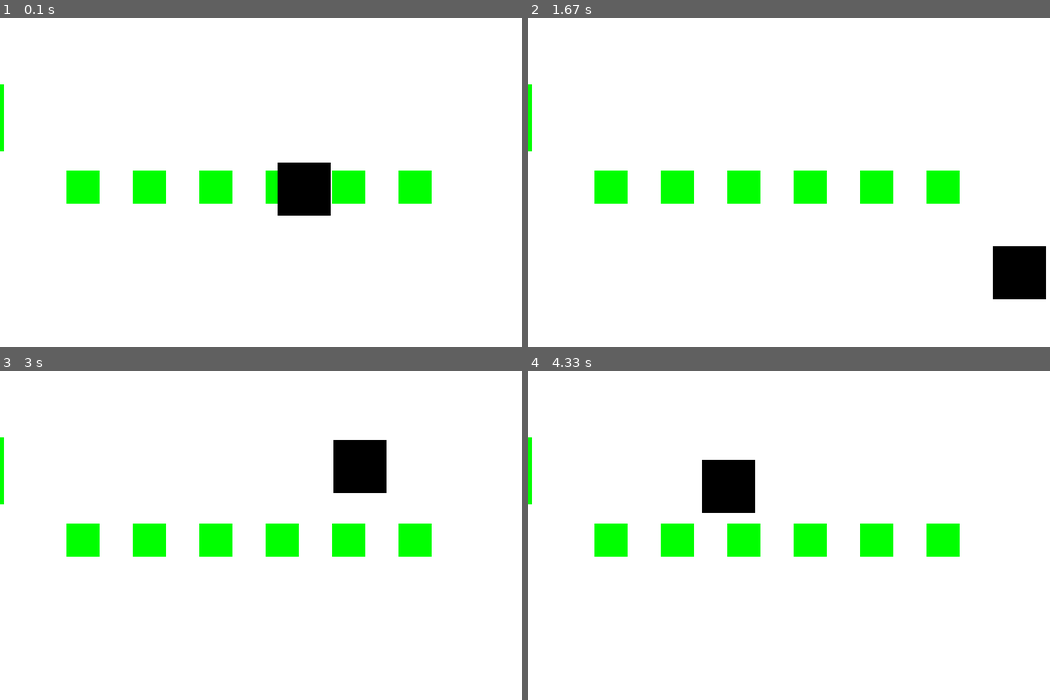
Above: before the commit, frames 1-4 (two rows, left to right).
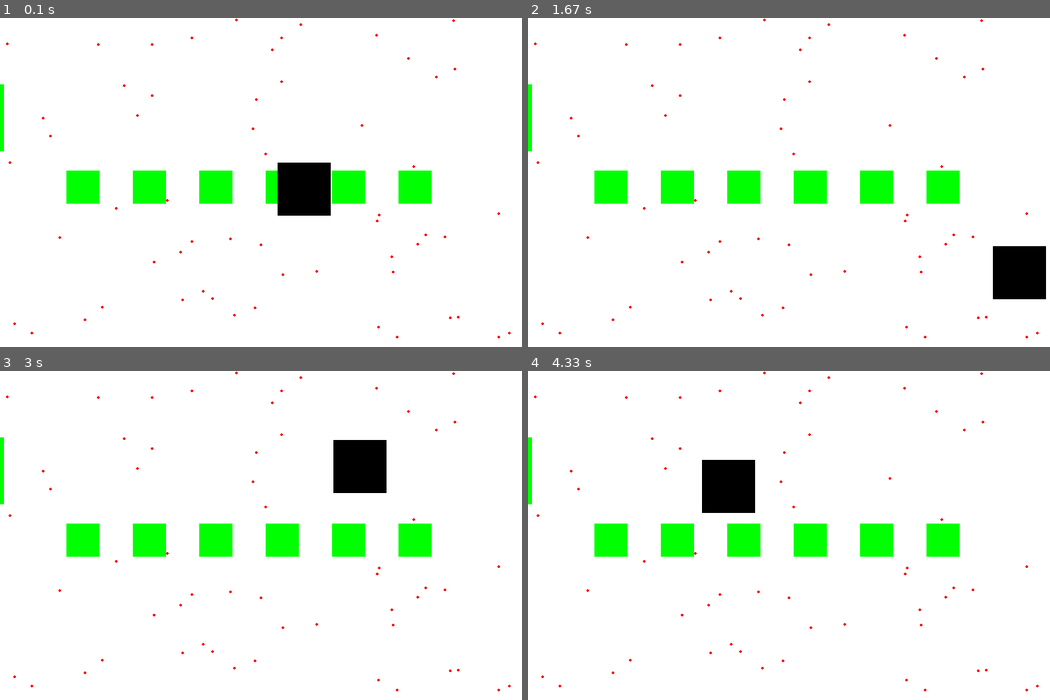
Above: after the commit, the same moments.

Repository: nattdev/overview-pygame
Game: pygame game, started from main.py
The game is run twice, just before and just after one commit, with the same random seed, the same clock (stepped at 60 frames per second) and the same inputs.
Inputs:
- Up to frame 1 (0.1 s): no input
- Up to frame 2 (1.67 s): no input
- Up to frame 3 (3 s): no input
- Up to frame 4 (4.33 s): no input

The runs differ from the first frame. In frame 1, 0.2% of the frame differs, in the area x 1-98%, y 0-98%; in frame 2, 0.2%; in frame 3, 0.2%; in frame 4, 0.2%.

Commit message:
Add random circles

Diff:
--- a/main.py
+++ b/main.py
@@ -1,5 +1,6 @@
 import pygame
 import sys
+import random
 
 pygame.init()
 
@@ -8,6 +9,7 @@
 GREEN = (0, 255, 0)
 WHITE = (255, 255, 255)
 BLACK = (0, 0, 0)
+RED = (250, 0, 0)
 
 # Creamos ventana
 screen = pygame.display.set_mode(SIZE_SCREEN);
@@ -23,6 +25,13 @@
 speed_x = 3
 speed_y = 3
 
+coord_list = []
+
+# Coord Circulos
+for i in range (60) :
+    x = random.randint(0, 800)
+    y = random.randint(0, 500)
+    coord_list.append( [x, y] )
 
 while True:
     # Eventos
@@ -43,6 +52,11 @@
     screen.fill(WHITE)
     ## Zona de dibujo --- ##
     ## Dibujos con for
+        ## Dibujando circulos aleatorios
+    for i in coord_list :
+        x = i[0]
+        y = i[1]
+        pygame.draw.circle(screen, RED, (x, y), 2)
 
     for i in range (100, 700, 100): # (inicio, fin, incremento)
         pygame.draw.rect(screen, GREEN, (i, 230, 50, 50))
